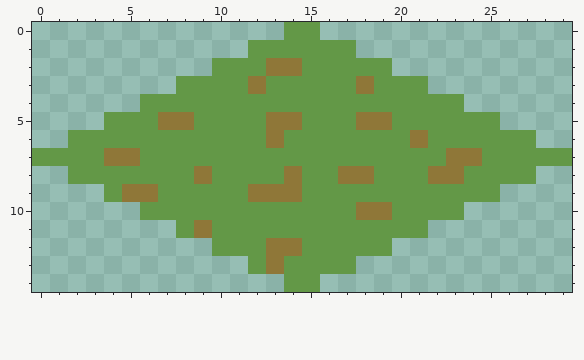
Two versions of one pixel-art sprite, city-sim/src/main/resources/org/exolin/citysim/grass/6.png. The picture above is the old version.
The file is 30x15 pixels.
The result:
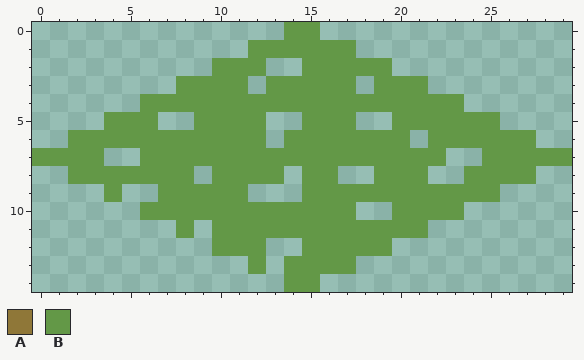
Palette (. is transparent): A #8f7738  B #639847
From old to new:
{"y":2,"x":13,"old":"AA","new":".."}
{"y":3,"x":12,"old":"A","new":"."}
{"y":3,"x":18,"old":"A","new":"."}
{"y":5,"x":7,"old":"AA","new":".."}
{"y":5,"x":13,"old":"AA","new":".."}
{"y":5,"x":18,"old":"AA","new":".."}
{"y":6,"x":13,"old":"A","new":"."}
{"y":6,"x":21,"old":"A","new":"."}
{"y":7,"x":4,"old":"AA","new":".."}
{"y":7,"x":23,"old":"AA","new":".."}
{"y":8,"x":9,"old":"A","new":"."}
{"y":8,"x":14,"old":"A","new":"."}
{"y":8,"x":17,"old":"AA","new":".."}
{"y":8,"x":22,"old":"AA","new":".."}
{"y":9,"x":5,"old":"AA","new":".."}
{"y":9,"x":12,"old":"AAA","new":"..."}
{"y":10,"x":18,"old":"AA","new":".."}
{"y":11,"x":9,"old":"A","new":"."}
{"y":12,"x":13,"old":"AA","new":".."}
{"y":13,"x":13,"old":"A","new":"."}
